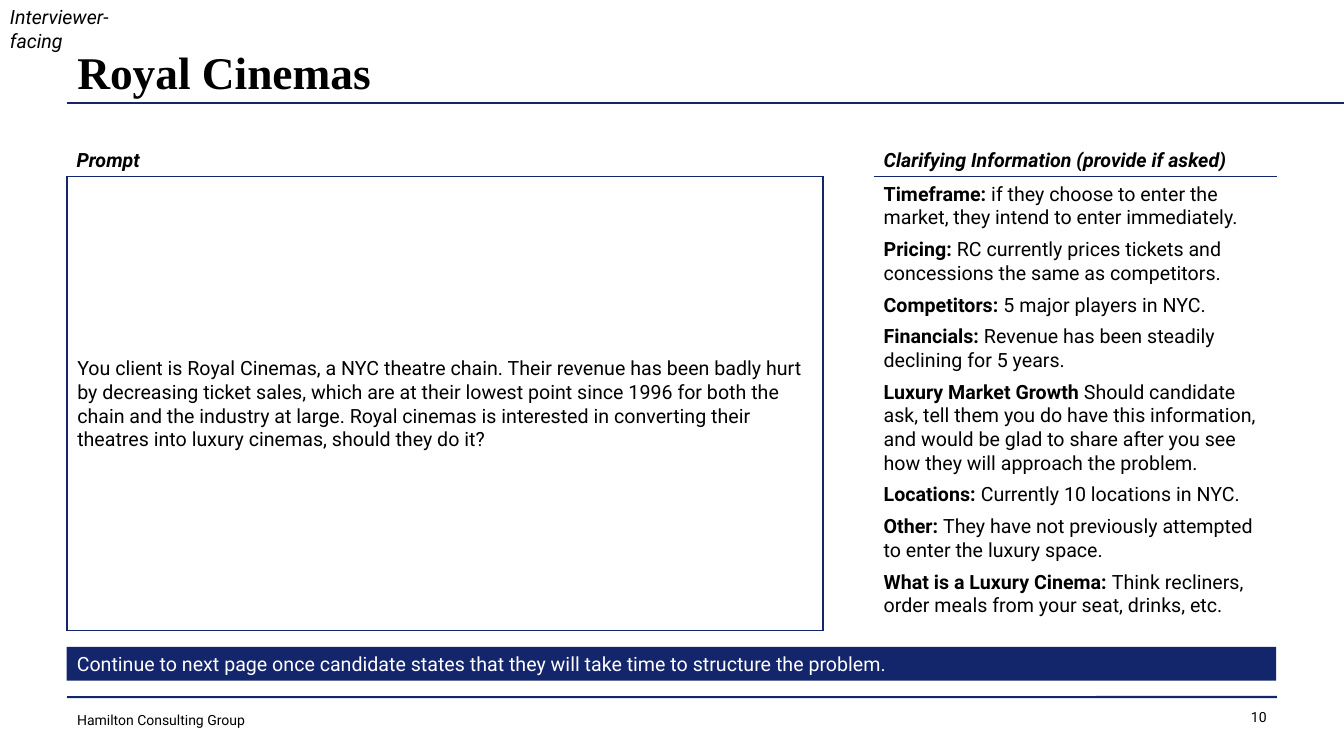
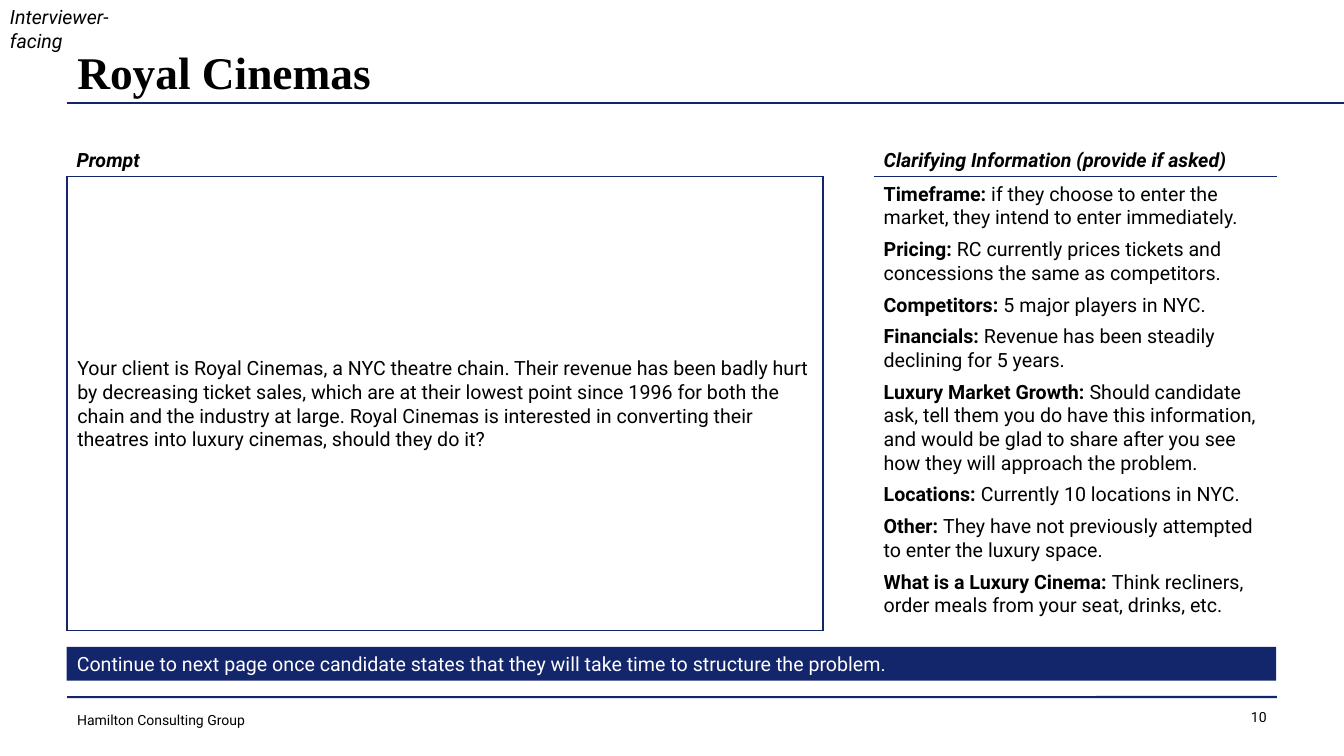
Before and after one commit to jahoward-ai/ubiquitous-dollop, a slide deck: slide 10 of files/case-interview-crash-course.pptx. Drawn at 1344x756 pixels with LibreOffice and Linux fonts; fonts in the diff are those of the drawing. Boxes give left, top, right and bottom in pixels: in the first picture for what was removed or moved away, otherwise in the second. Text is boxed around its words. In the diff, an @@ line names an element or a change of style, - is before the commit and + after.

```diff
--- a/files/case-interview-crash-course.pptx
+++ b/files/case-interview-crash-course.pptx
@@ text at (77, 360, 808, 451): text changed @@
-You client is Royal Cinemas, a NYC theatre chain. Their revenue has been badly hurt by decreasing ticket sales, which are at their lowest point since 1996 for both the chain and the industry at large. Royal cinemas is interested in converting their theatres into luxury cinemas, should they do it?
+Your client is Royal Cinemas, a NYC theatre chain. Their revenue has been badly hurt by decreasing ticket sales, which are at their lowest point since 1996 for both the chain and the industry at large. Royal Cinemas is interested in converting their theatres into luxury cinemas, should they do it?
@@ text at (884, 384, 1255, 475): text changed @@
-Luxury Market Growth Should candidate ask, tell them you do have this information, and would be glad to share after you see how they will approach the problem.
+Luxury Market Growth: Should candidate ask, tell them you do have this information, and would be glad to share after you see how they will approach the problem.
```
Also in this commit, not shown: 9 other slides changed, 26 other files.
